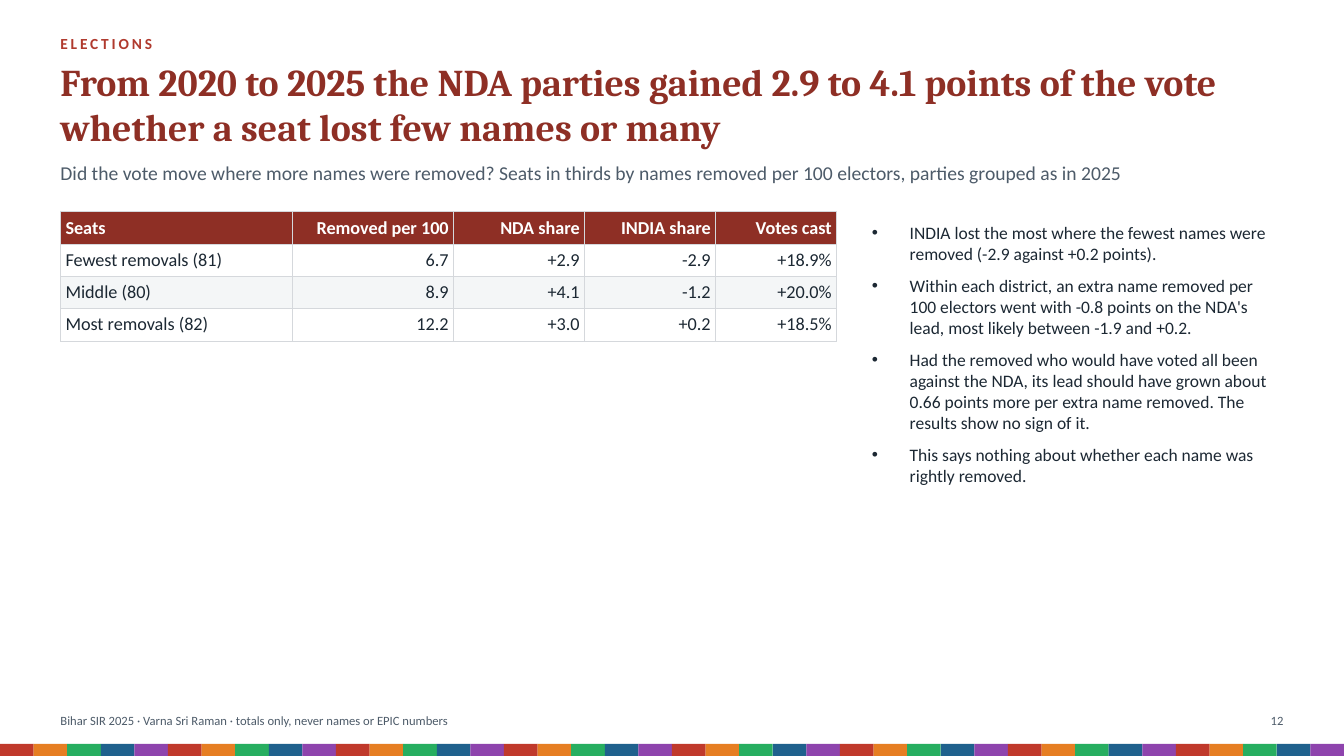
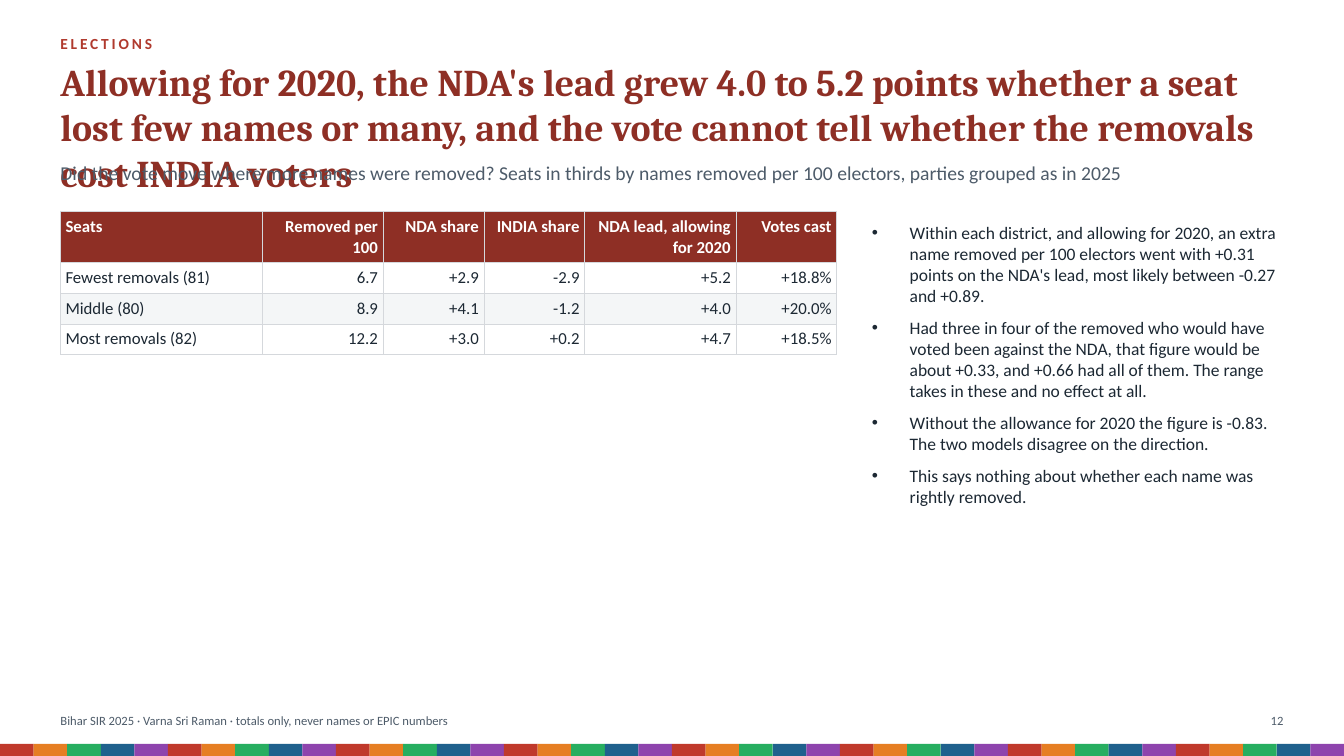
Before and after one commit to Varnasr/INDIA-DATA, a slide deck: slide 12 of reports/bihar-sir-2025-deck.pptx. Drawn at 1344x756 pixels with LibreOffice and Linux fonts; fonts in the diff are those of the drawing. Boxes give left, top, right and bottom in pixels: in the first picture for what was removed or moved away, otherwise in the second. Text is boxed around its words. In the diff, an @@ line names an element or a change of style, - is before the commit and + after.

```diff
--- a/reports/bihar-sir-2025-deck.pptx
+++ b/reports/bihar-sir-2025-deck.pptx
@@ text at box(60, 69, 1253, 150): text changed @@
-From 2020 to 2025 the NDA parties gained 2.9 to 4.1 points of the vote whether a seat lost few names or many
+Allowing for 2020, the NDA's lead grew 4.0 to 5.2 points whether a seat lost few names or many, and the vote cannot tell whether the removals cost INDIA voters
@@ table at box(60, 212, 837, 350) @@
-column 5: Votes cast | +18.9% | +20.0% | +18.5%
+column 5: NDA lead, allowing for 2020 | +5.2 | +4.0 | +4.7
+column 6: Votes cast | +18.8% | +20.0% | +18.5%
@@ text at box(910, 227, 1276, 453): text changed @@
-• INDIA lost the most where the fewest names were removed (-2.9 against +0.2 points).
-• Within each district, an extra name removed per 100 electors went with -0.8 points on the NDA's lead, most likely between -1.9 and +0.2.
-• Had the removed who would have voted all been against the NDA, its lead should have grown about 0.66 points more per extra name removed. The results show no sign of it.
+• Within each district, and allowing for 2020, an extra name removed per 100 electors went with +0.31 points on the NDA's lead, most likely between -0.27 and +0.89.
+• Had three in four of the removed who would have voted been against the NDA, that figure would be about +0.33, and +0.66 had all of them. The range takes in these and no effect at all.
+• Without the allowance for 2020 the figure is -0.83. The two models disagree on the direction.
```
Also in this commit, not shown: 22 other files.
